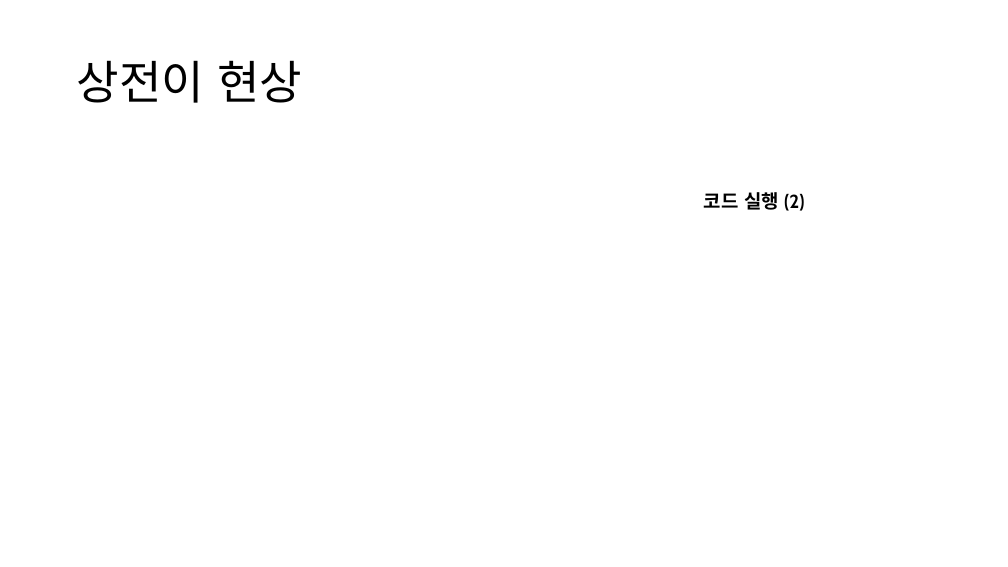
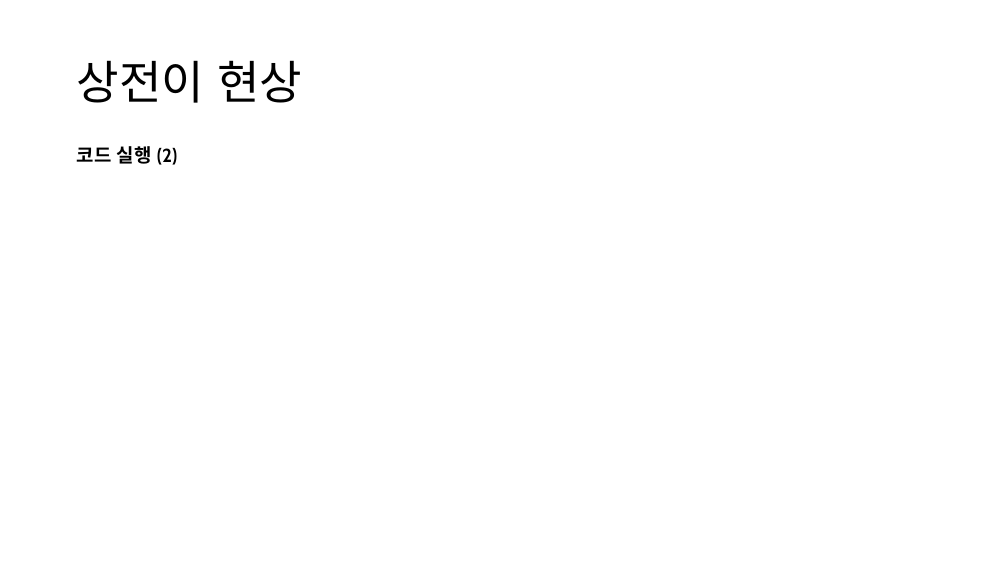
Before and after one commit to singrum/percolation-model, a slide deck: slide 6 of percolation.pptx (slide 9 before the commit). Drawn at 1008x567 pixels with LibreOffice and Linux fonts; fonts in the diff are those of the drawing; grey boxes stand for pictures. Boxes give left, top, right and bottom in pixels: in the first picture for what was removed or moved away, otherwise in the second. Text is boxed around its words. In the diff, an @@ line names an element or a change of style, - is before the commit and + after.

```diff
--- a/percolation.pptx
+++ b/percolation.pptx
@@ text "코드 실행 (2)": place and size @@
-text "코드 실행 (2)" at [704, 192, 804, 211]
+text "코드 실행 (2)" at [77, 146, 177, 165]
```
Also in this commit, not shown: 5 other slides changed, 1 slide added, 4 slides removed, 1 other file.
